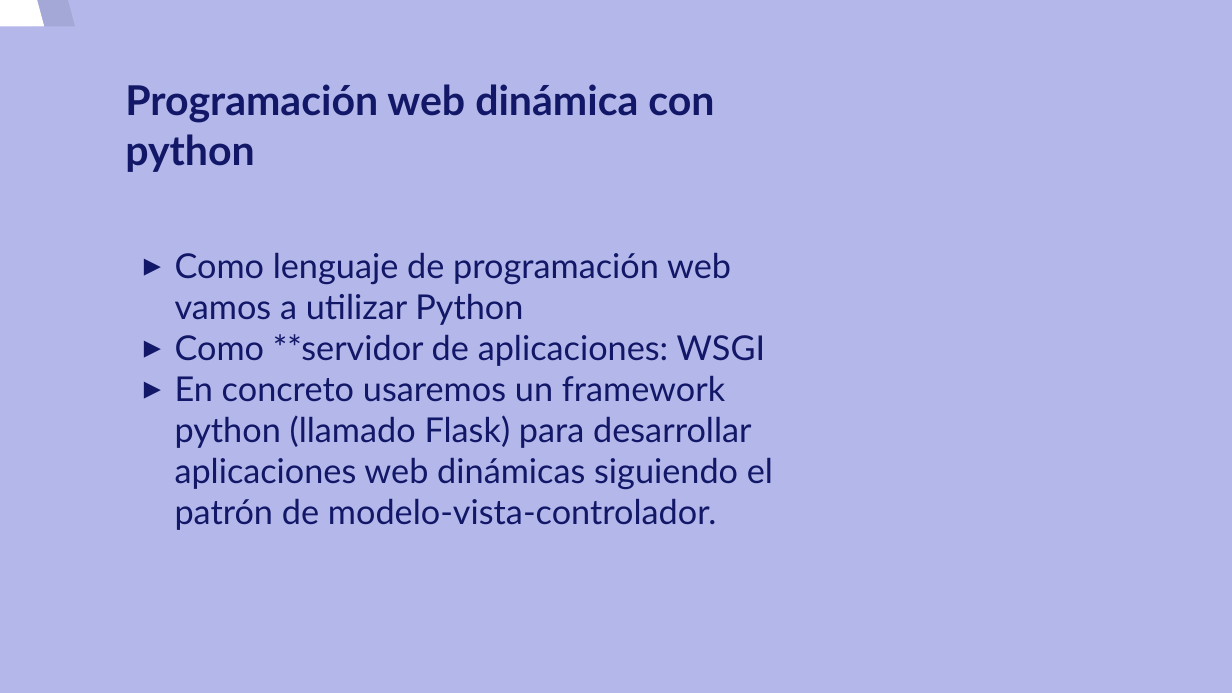
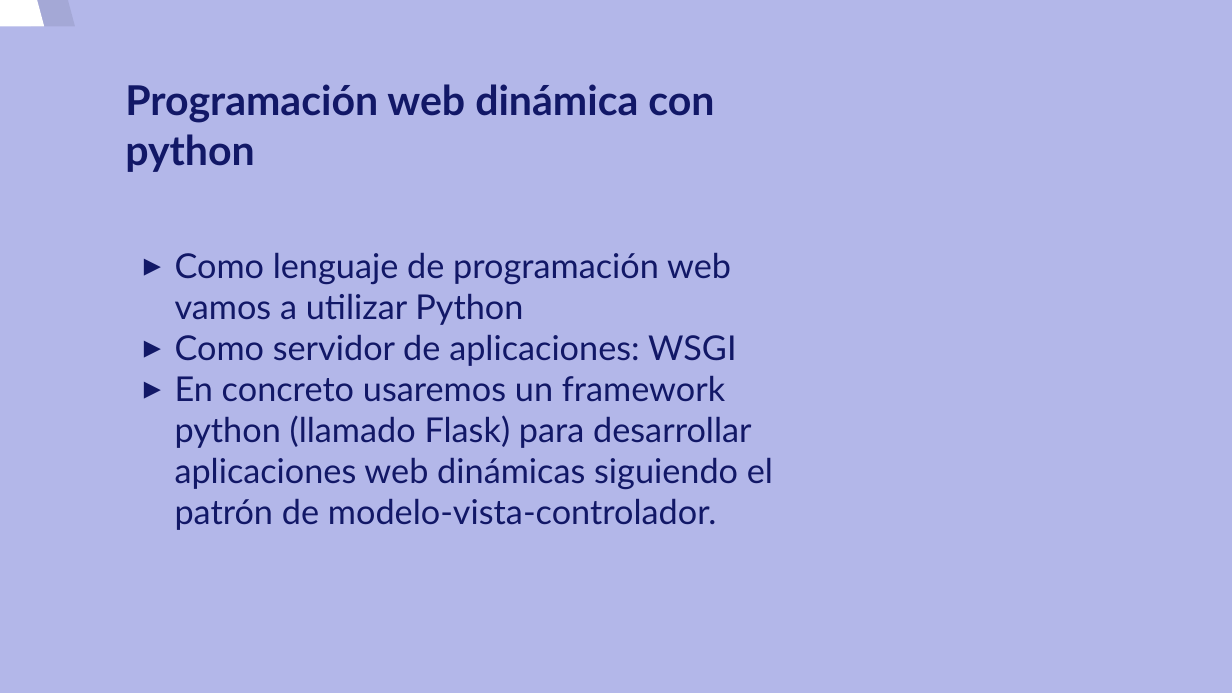
Before and after one commit to josedom24/curso_flask, a slide deck: slide 7 of curso/u2/u2.odp. Drawn at 1232x693 pixels with LibreOffice and Linux fonts; fonts in the diff are those of the drawing. Boxes give left, top, right and bottom in pixels: in the first picture for what was removed or moved away, otherwise in the second. Text is boxed around its words. In the diff, an @@ line names an element or a change of style, - is before the commit and + after.

```diff
--- a/curso/u2/u2.odp
+++ b/curso/u2/u2.odp
@@ text at <box>175,335,737,366</box>: text changed @@
-▸ Como **servidor de aplicaciones: WSGI
+▸ Como servidor de aplicaciones: WSGI
```
Also in this commit, not shown: 8 other files.
